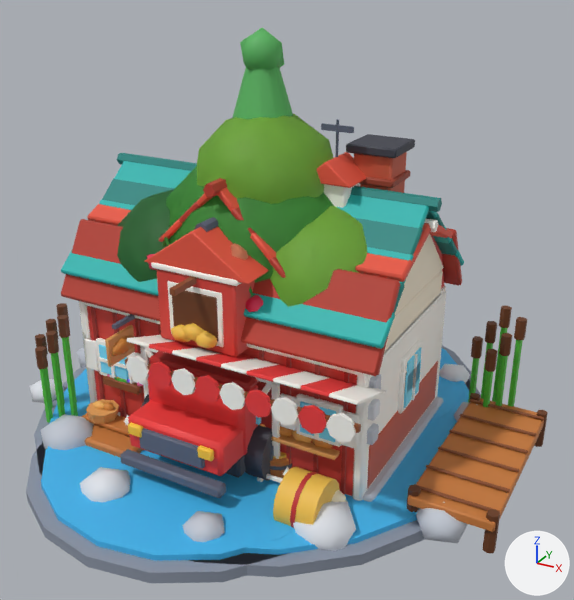
The glTF model public/assets/models/farm-kit.glb as it was, and as the next commit left it.
Camera for both pictures: a camera (50 mm lens) standing at (5.45, -9.25, 6.72) and looking at (0.36, 0.0, 2.09). The lights are fixed; the arrows at lower right show +X, +Y and +Z. The picture after the commit comes second.

Script lines for the objects in view, before the commit:
```python
me_mesh_46 = bpy.data.meshes.new('Mesh_46')
me_mesh_46.from_pydata(...)  # 1952 vertices, 3564 faces; spans x -2.5..2.5, y -2.39..1.64, z 0.0..4.75
me_mesh_46.materials.append(mat_vc)
me_mesh_51 = bpy.data.meshes.new('Mesh_51')
me_mesh_51.from_pydata(...)  # 946 vertices, 1648 faces; spans x -3.76..3.97, y -3.9..3.8, z -0.1..1.9
me_mesh_51.materials.append(mat_vc)
me_mesh_52 = bpy.data.meshes.new('Mesh_52')
me_mesh_52.from_pydata(...)  # an 8-sided cut cone along z (radius 0.4 at the low end, 0.28 at the high end) spanning x -0.4..0.4, y -0.4..0.4, z 0.0..2.4; an 8-sided cut cone along z (radius 0.58 at the low end, 0.4 at the high end) spanning x -0.58..0.58, y -0.58..0.58, z 0.0..0.25; an icosphere of 80 faces spanning x -1.43..1.43, y -1.5..1.5, z 1.62..4.38; an icosphere of 80 faces spanning x 0.1..2.2, y -1.4..0.8, z 1.69..3.71; an icosphere of 80 faces spanning x -2.15..-0.05, y -1.5..0.7, z 1.64..3.66; an icosphere of 80 faces spanning x -0.85..1.25, y 0.0..2.2, z 1.69..3.71; an icosphere of 80 faces spanning x -0.85..1.05, y -1.1..0.9, z 2.98..4.82
me_mesh_52.materials.append(mat_vc)
ob_cow_barn = bpy.data.objects.new('cow_barn', me_mesh_46)
ob_cow_barn.location = (0.0, 0.0, 0.0)
ob_cute_round = bpy.data.objects.new('cute_round', me_mesh_52)
ob_cute_round.location = (0.0, 0.0, 0.0)
ob_pond = bpy.data.objects.new('pond', me_mesh_51)
ob_pond.location = (0.0, 0.0, 0.0)
# also in view: 'bakery' at (0.0, -0.37, 2.2); 'truck' at (0.0, -0.2, 0.92); 'cute_pine' at (0.0, 0.0, 2.91); 'feed_mill' at (0.3, -0.2, 2.05)
```
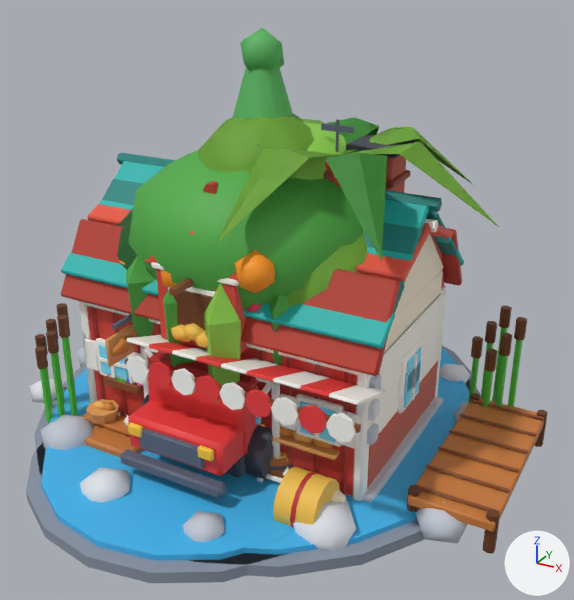
Changed parts and their boxes (x1, y1, x2, y2) in the pictures (574 x 600 px):
'cute_willow', added (green)
    after: (126, 119, 364, 405)
'cute_palm_bare', added (green)
    after: (215, 117, 499, 261)
'cute_orange', added (orange)
    after: (119, 250, 275, 293)
'cute_palm', added (mostly hidden)
    after: (324, 170, 333, 182)
'cute_round', unchanged, covered by the edit
    before: (117, 114, 367, 307)
    after: (117, 114, 367, 306)
'feed_mill', unchanged, covered by the edit
    before: (158, 178, 292, 478)
    after: (203, 181, 292, 478)

The change in detail:
Mesh me_mesh_61_1 is new.
It has 256 vertices, 440 faces and spans x -2.08..1.93, y -2.03..2.03, z 0.0..4.67.
It uses material mat_vc.
Mesh me_mesh_60_1 is new.
It has 89 vertices, 112 faces and spans x -0.88..3.3, y -2.14..2.14, z -0.04..4.58.
It uses material mat_vc.
Mesh me_mesh_59_1 is new.
It has 137 vertices, 192 faces and spans x -0.88..3.3, y -2.14..2.14, z -0.04..4.58.
It uses material mat_vc.
Mesh me_mesh_57_1 is new.
It has 350 vertices, 636 faces and spans x -2.15..2.2, y -1.91..2.2, z 0.0..4.82.
It uses material mat_vc.
Object 'cute_willow' (ob_cute_willow) is new; it shows me_mesh_61_1.
Its location is (0.0, 0.0, 0.0).
Object 'cute_palm_bare' (ob_cute_palm_bare) is new; it shows me_mesh_60_1.
Its location is (0.0, 0.0, 0.0).
Object 'cute_palm' (ob_cute_palm) is new; it shows me_mesh_59_1.
Its location is (0.0, 0.0, 0.0).
Object 'cute_orange' (ob_cute_orange) is new; it shows me_mesh_57_1.
Its location is (0.0, 0.0, 0.0).
